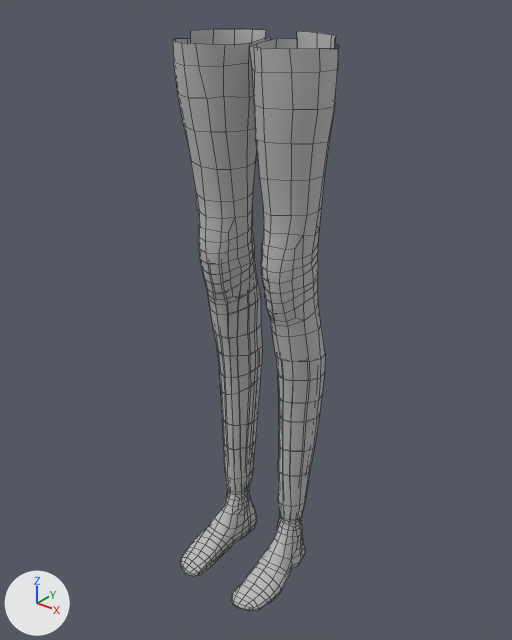
The OBJ model Final_Project/model/leg.obj as it was, and as the next commit left it.
Camera for both pictures: a camera (50 mm lens) standing at (0.554, -0.687, 0.861) and looking at (0.003, 0.003, 0.433). Arrows for +X, +Y and +Z are at lower left; the lights stay in place. Mesh edges are drawn as thin lines. Where no turn or scale is listed for an object, it has been applied to the vertices.

In view in the first picture: 'leg'.
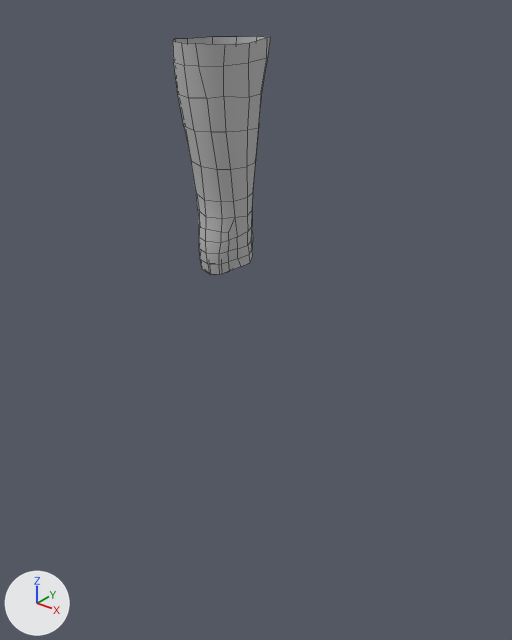
Pixel boxes [x1, y1, x2, y2] of what changed, in the pictures (512 x 640 px):
'leg', reshaped (41% narrower, 59% shorter)
    before: [173, 29, 339, 611]
    after: [173, 36, 271, 275]
part 1 of me_leg, deleted
    before: [231, 31, 336, 611]
part 2 of me_leg, deleted
    before: [249, 38, 339, 522]
part 3 of me_leg, deleted
    before: [180, 240, 262, 577]
part 4 of me_leg, deleted
    before: [190, 29, 266, 45]

The change, as a diff of the scene's bpy script:
```diff
--- a/Final_Project/model/leg.obj.py
+++ b/Final_Project/model/leg.obj.py
@@ me_leg @@
 # used by ob_leg; location = (0.0, 0.0, 0.0)
-me_leg.from_pydata(...)  # 1696 vertices, 1656 faces; spans x -0.113..0.113, y -0.106..0.07, z 0.004..0.802
+me_leg.from_pydata(...)  # 276 vertices, 249 faces; spans x -0.113..-0.006, y -0.059..0.07, z 0.497..0.794
+# me_leg part 1: the loose piece of 550 vertices spanning x 0.011..0.108, y -0.106..0.064, z 0.004..0.802 is deleted
+# me_leg part 2: the loose piece of 298 vertices spanning x 0.006..0.113, y -0.059..0.07, z 0.1..0.794 is deleted
+# me_leg part 3: 567 vertices removed from x -0.094..-0.016, y -0.106..0.07, z 0.004..0.523
+# me_leg part 4: 5 vertices removed from x -0.107..-0.023, y 0.008..0.061, z 0.799..0.802
 me_leg.materials.append(mat_initialshadinggroup)
```
